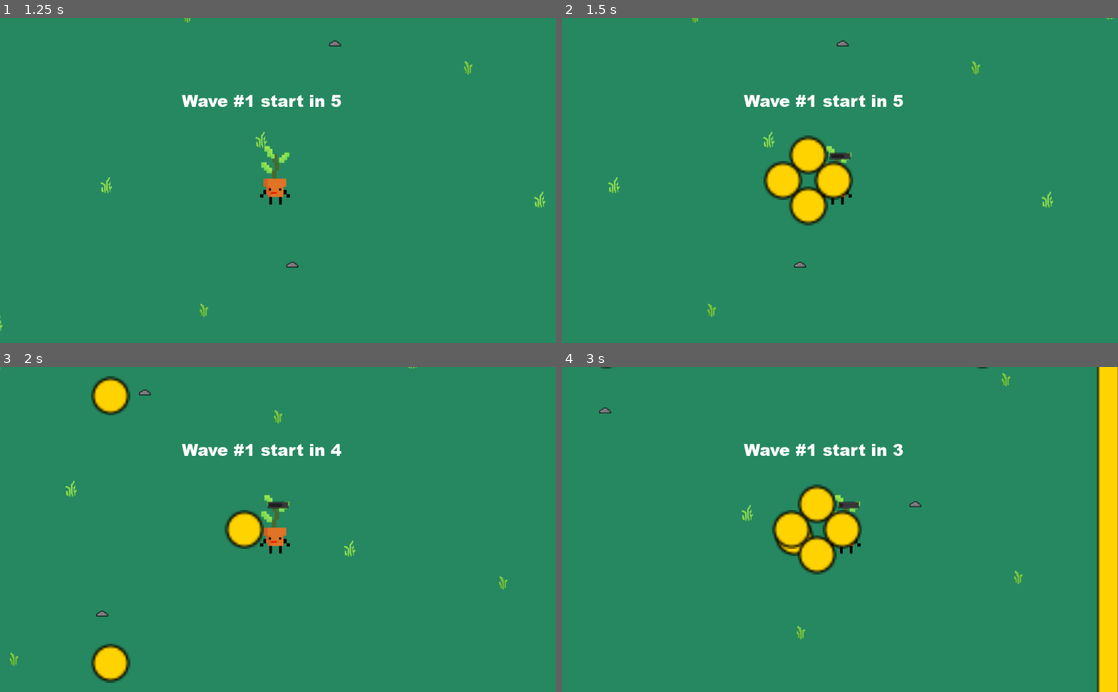
Above: before the commit, frames 1-4 (two rows, left to right).
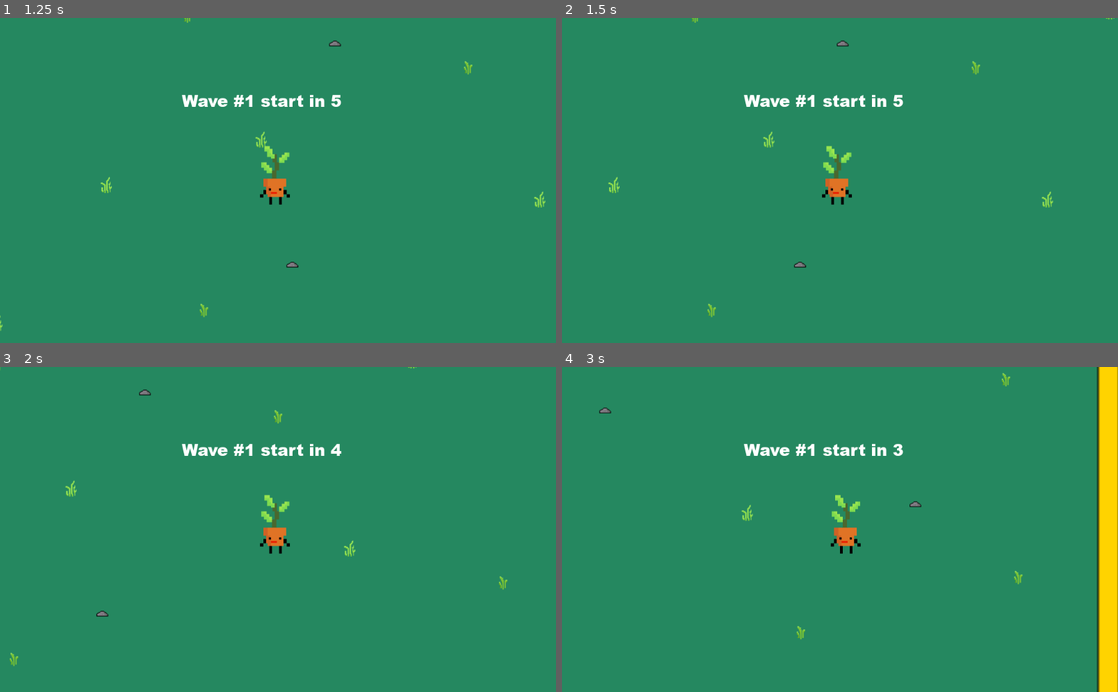
Above: after the commit, the same moments.

Repository: am-camila/Garden-Wars
Game: Godot game, scene res://models/Main/Main.tscn
Same seed, same stepped clock (60 frames per second), same inputs: the game is played once before the commit and once after it.
Inputs:
- Up to frame 1 (1.25 s): click "Start" at 0.5 s
- Up to frame 2 (1.5 s): tap Enter at 1.25 s; hold D (move_right) from 1.28 s (still down); tap F (special_attack) at 1.35 s
- Up to frame 3 (2 s): keep holding D (move_right)
- Up to frame 4 (3 s): release D (move_right) at 2.03 s; hold S (move_down) 2.03-2.78 s; tap F (special_attack) at 2.1, 2.85 s; hold D (move_right) from 2.78 s (still down)

Frame 1 is identical in both runs. In frame 2, 2.7% of the frame differs, in the area x 36-53%, y 36-64%; in frame 3, 2.1%; in frame 4, 2.8%, in the area x 7-77%, y 0-64%.

Commit message:
Subo pantalla de game-over@

Diff:
--- a/src/Player.gd
+++ b/src/Player.gd
@@ -4,7 +4,7 @@
 
 export var normal_speed = 500
 export var normal_damage = 25
-export var health = 100
+export var health = 5
 
 
 var velocity : Vector2
--- a/src/default_bus_layout.tres
+++ b/src/default_bus_layout.tres
@@ -1,6 +1,17 @@
-[gd_resource type="AudioBusLayout" format=2]
+[gd_resource type="AudioBusLayout" load_steps=3 format=2]
+
+[sub_resource type="AudioEffectDelay" id=1]
+resource_name = "Delay"
+
+[sub_resource type="AudioEffectAmplify" id=2]
+resource_name = "Amplify"
 
 [resource]
+bus/0/volume_db = -0.00162125
+bus/0/effect/0/effect = SubResource( 1 )
+bus/0/effect/0/enabled = false
+bus/0/effect/1/effect = SubResource( 2 )
+bus/0/effect/1/enabled = false
 bus/1/name = "Music"
 bus/1/solo = false
 bus/1/mute = false
--- a/src/models/GameOver/GameOver.gd
+++ b/src/models/GameOver/GameOver.gd
@@ -1,20 +1,13 @@
 extends CanvasLayer
 
+var Music = load("res://assets/songs/Game_Over.ogg")
+var music = AudioStreamPlayer.new()
 
-# Declare member variables here. Examples:
-# var a = 2
-# var b = "text"
+func _ready():
+	music.stream = Music
 
-
-# Called when the node enters the scene tree for the first time.
-func _ready():
-	pass # Replace with function body.
-
-
-# Called every frame. 'delta' is the elapsed time since the previous frame.
-#func _process(delta):
-#	pass
 
 
 func _on_MainMenuButton_pressed():
 	get_tree().change_scene("res://models/Main/Main.tscn")
+	$GameOverMusic.stop()
--- a/src/models/GameOver/GameOver.tscn
+++ b/src/models/GameOver/GameOver.tscn
@@ -1,7 +1,9 @@
-[gd_scene load_steps=5 format=2]
+[gd_scene load_steps=7 format=2]
 
 [ext_resource path="res://fonts/Debug.otf" type="DynamicFontData" id=1]
 [ext_resource path="res://models/GameOver/GameOver.gd" type="Script" id=2]
+[ext_resource path="res://assets/img/game_over.jpg" type="Texture" id=3]
+[ext_resource path="res://assets/songs/Game_Over.ogg" type="AudioStream" id=4]
 
 [sub_resource type="DynamicFont" id=4]
 size = 45
@@ -16,34 +18,29 @@
 [node name="GameOver" type="CanvasLayer"]
 script = ExtResource( 2 )
 
-[node name="ColorRect" type="ColorRect" parent="."]
-margin_right = 1027.0
-margin_bottom = 602.0
-color = Color( 0.0431373, 0.0392157, 0.0392157, 1 )
-
-[node name="ColorRect2" type="ColorRect" parent="."]
-margin_left = 390.0
-margin_top = 223.0
-margin_right = 627.0
-margin_bottom = 331.0
-rect_pivot_offset = Vector2( 1400, 93 )
-color = Color( 0.180392, 0.168627, 0.168627, 1 )
+[node name="Background" type="Sprite" parent="."]
+position = Vector2( 511, 301.5 )
+scale = Vector2( 0.342, 0.3005 )
+texture = ExtResource( 3 )
 
 [node name="GameOver" type="Label" parent="."]
-margin_left = 418.0
-margin_top = 172.0
-margin_right = 590.0
-margin_bottom = 213.0
+margin_left = 422.0
+margin_top = 227.0
+margin_right = 594.0
+margin_bottom = 268.0
 custom_fonts/font = SubResource( 4 )
 text = "GAME OVER"
 
 [node name="Button" type="Button" parent="."]
-margin_left = 393.0
-margin_top = 262.0
-margin_right = 627.0
-margin_bottom = 304.0
+margin_left = 389.0
+margin_top = 317.0
+margin_right = 623.0
+margin_bottom = 359.0
 custom_fonts/font = SubResource( 3 )
 text = "Menu Principal"
 flat = true
 
+[node name="GameOverAudio" type="AudioStreamPlayer" parent="."]
+stream = ExtResource( 4 )
+
 [connection signal="pressed" from="Button" to="." method="_on_MainMenuButton_pressed"]
--- a/src/models/Hud/HUD.gd
+++ b/src/models/Hud/HUD.gd
@@ -17,6 +17,7 @@
 	$Title.text = "Garden Wars"
 	$Title.show()
 	yield(get_tree().create_timer(1),"timeout")
+
 	$StartButton.show()
 
 func update_score(score):
--- a/src/models/Main/Main.gd
+++ b/src/models/Main/Main.gd
@@ -128,3 +128,4 @@
 	$SpringMusicTheme.stop()
 	$GameOver.show()
 	Input.action_press("ui_cancel")
+	deleteEnemies()
Binary file added: src/assets/img/game_over.jpg
Not shown, added: src/assets/img/game_over.jpg.import
Not shown, added: src/assets/songs/Game_Over.ogg.import
Not shown, added: src/assets/songs/Game_Over.ogg
